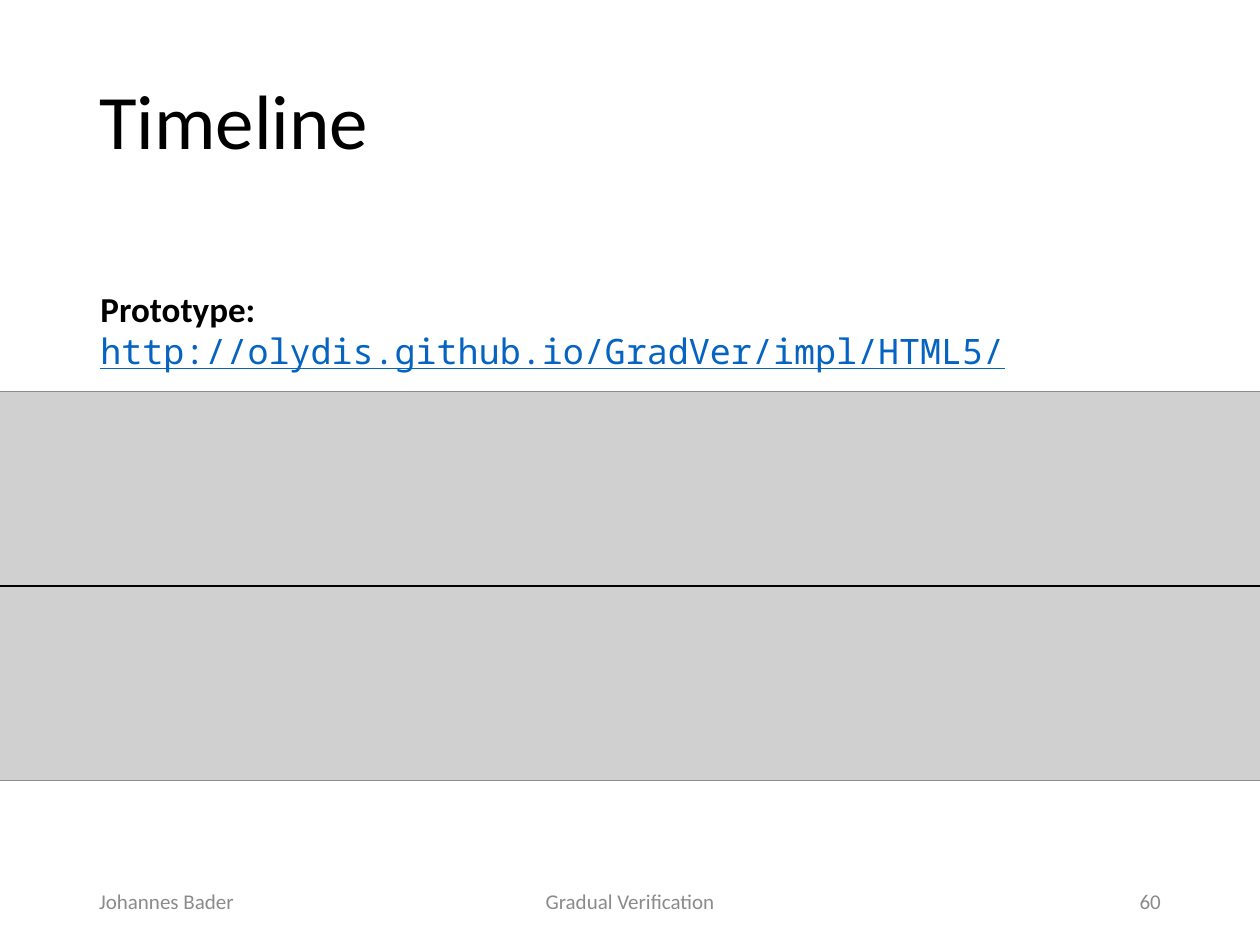
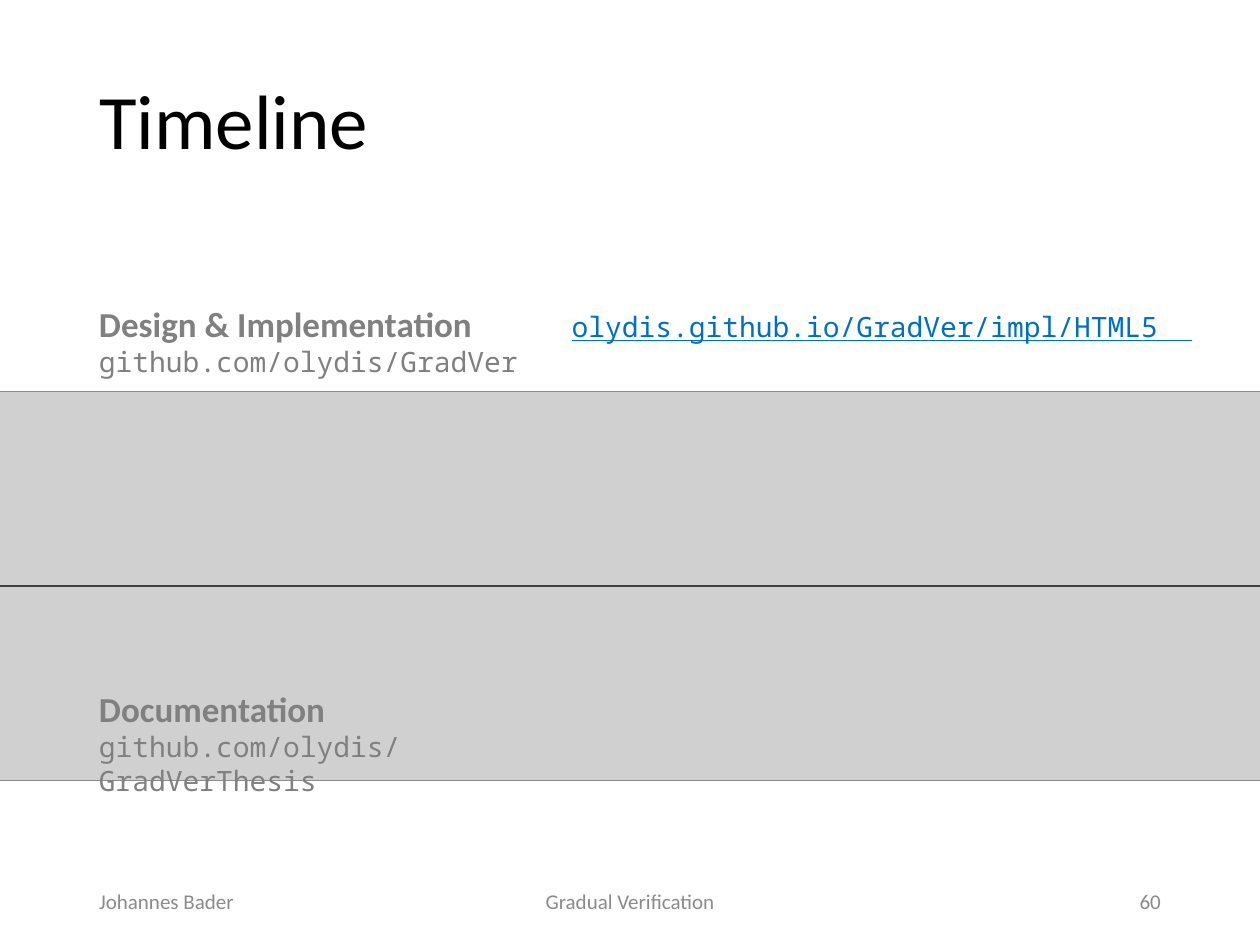
Before and after one commit to olydis/GradVerThesis, a slide deck: slide 60 of presentation/Final.pptx. Drawn at 1260x945 pixels with LibreOffice and Linux fonts; fonts in the diff are those of the drawing; grey boxes stand for pictures. Boxes give left, top, right and bottom in pixels: in the first picture for what was removed or moved away, otherwise in the second. Text is boxed around its words. In the diff, an @@ line names an element or a change of style, - is before the commit and + after.

```diff
--- a/presentation/Final.pptx
+++ b/presentation/Final.pptx
@@ text added at (x1=99, y1=312, x2=518, y2=379), 16 pt, text #808080 @@
+Design & Implementation
+github.com/olydis/GradVer
@@ text at (x1=572, y1=315, x2=1158, y2=344): text changed; size 20 to 16 pt; text colour #0563C1 to #0070C0 @@
-Prototype: http://olydis.github.io/GradVer/impl/HTML5/
+olydis.github.io/GradVer/impl/HTML5
@@ line (0, 586) - (1260, 586): stroke #000000 1 pt to #404040 1.5 pt @@
@@ text added at (x1=99, y1=697, x2=400, y2=798), 16 pt, text #808080 @@
+Documentation
+github.com/olydis/GradVerThesis
```
Also in this commit, not shown: 2 other slides changed.
